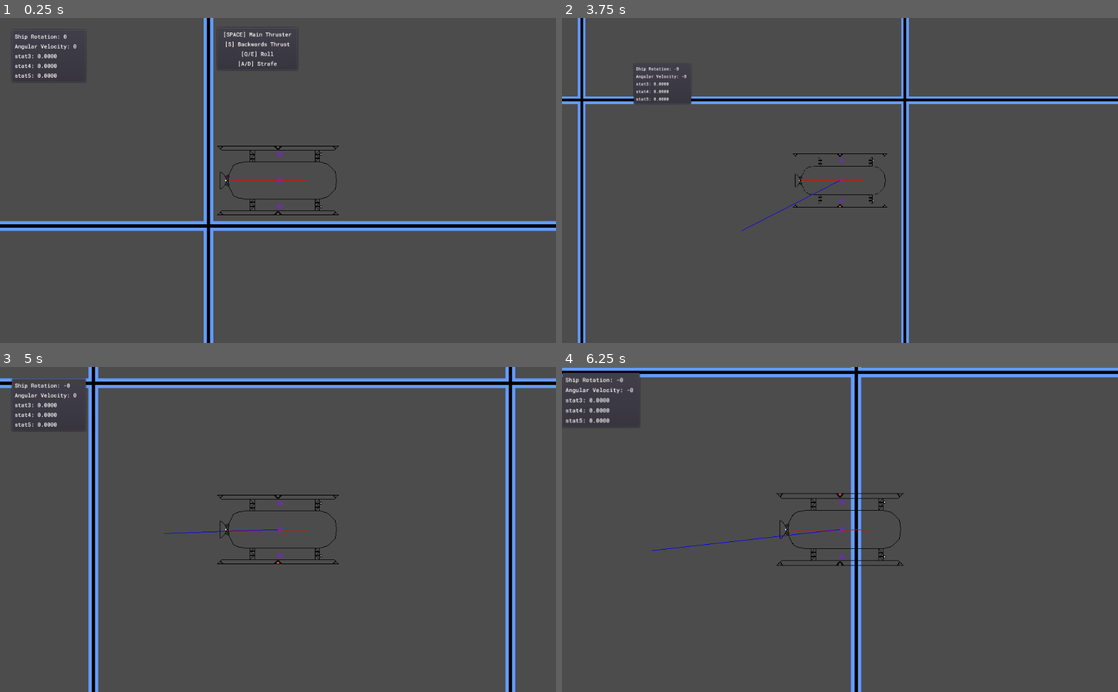
Above: before the commit, frames 1-4 (two rows, left to right).
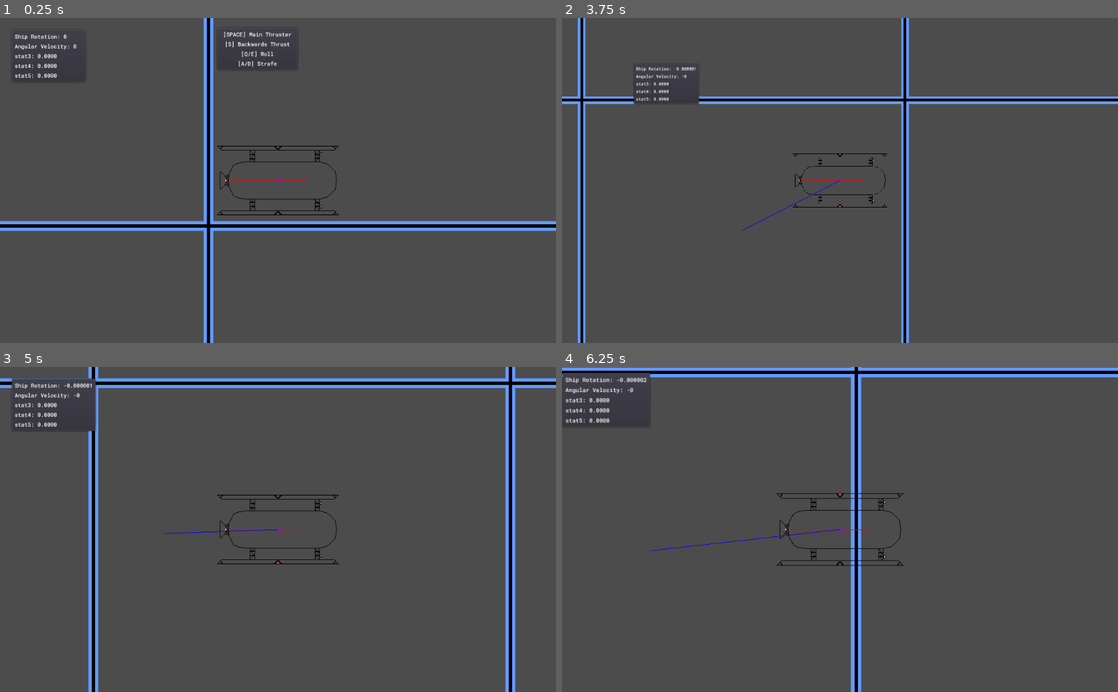
Above: after the commit, the same moments.

Repository: LottieVixen/space-game
Game: Godot game, scene res://levels/World.tscn
The game is run twice, just before and just after one commit, with the same random seed, the same clock (stepped at 60 frames per second) and the same inputs.
Inputs (mouse positions are in pixels of both pictures, inside the frame that each line leads up to):
- Up to frame 1 (0.25 s): no input
- Up to frame 2 (3.75 s): tap Enter at 0.5 s; move the mouse to (962, 164) at 0.52 s; hold Right (right) 0.53-1.28 s; hold Middle mouse button (breakpoint_trigger) 0.53-1.28 s; click (962, 164) at 0.67 s; tap Space (jump) at 0.77, 1.52, 3.02 s; move the mouse to (728, 196) at 1.27 s; hold S (reverse_thrust) 1.28-2.03 s; tap Mouse wheel up (zoom_in) at 1.35 s; move the mouse to (895, 109) at 2.02 s; hold Right (right) 2.03-2.78 s; hold Mouse wheel down (zoom_out) 2.03-2.78 s; move the mouse to (812, 245) at 2.77 s; hold S (reverse_thrust) 2.78-3.53 s; tap Middle mouse button (breakpoint_trigger) at 2.85 s; click (812, 245) at 2.92 s; move the mouse to (1006, 229) at 3.52 s; hold Left (left) from 3.53 s (still down); hold Mouse wheel up (zoom_in) from 3.53 s (still down)
- Up to frame 3 (5 s): keep holding Left (left); tap Space (jump) at 3.77, 4.52 s; move the mouse to (111, 480) at 4.27 s; release Mouse wheel up (zoom_in) at 4.28 s; tap Mouse wheel down (zoom_out) at 4.35 s
- Up to frame 4 (6.25 s): move the mouse to (867, 529) at 5.02 s; release Left (left) at 5.03 s; hold S (reverse_thrust) 5.03-5.78 s; hold Middle mouse button (breakpoint_trigger) 5.03-5.78 s; click (867, 529) at 5.17 s; move the mouse to (756, 448) at 5.77 s; hold Right (right) from 5.78 s (still down); tap Mouse wheel up (zoom_in) at 5.85 s; tap Space (jump) at 6.02 s

The runs differ from the first frame. In frame 1, less than 0.1% of the frame differs, in the area x 49-51%, y 41-59%; in frame 2, less than 0.1%; in frame 3, 0.3%, in the area x 12-51%, y 3-59%; in frame 4, 0.1%.

Commit message:
fixed thrusters! YAY

Diff:
--- a/levels/Ship_03.gd
+++ b/levels/Ship_03.gd
@@ -26,12 +26,12 @@
 func _draw():
 	#rear thruster
 	draw_circle((thrust_force.rotated(rotation)),5,Color.rebeccapurple)
-	draw_line($Thrusters/Rear.position,($Thrusters/Rear.position + thrust_force.rotated(rotation)*50),Color.red)
+	draw_line($Thrusters/Rear.position.rotated(rotation),($Thrusters/Rear.position.rotated(rotation) + thrust_force.rotated(rotation)*50),Color.red)
 	#draw_line($Thrusters/Rear.position,(thrust_force.rotated($Thrusters/Rear.position.angle_to(position))*50),Color.red)
 	#reverse thrusters
-	draw_circle(($Thrusters/Left/Forward.position + thrust_rev.rotated(rotation)*50),5,Color.rebeccapurple)
+	#draw_circle(($Thrusters/Left/Forward.position + thrust_rev.rotated(rotation)*50),5,Color.rebeccapurple)
 	#get_node("../").add_point( to_global($Thrusters/Left/Forward.global_position + thrust_rev.rotated(rotation)))
-	draw_circle(($Thrusters/Right/Forward.position + thrust_rev.rotated(rotation)*50),5,Color.rebeccapurple)
+	#draw_circle(($Thrusters/Right/Forward.position + thrust_rev.rotated(rotation)*50),5,Color.rebeccapurple)
 	#angular velocity arc
 	draw_arc(Vector2.ZERO, 10, 0, angular_velocity, 32, Color.red, 10, false)
 
@@ -89,7 +89,8 @@
 
 func _integrate_forces(_state):
 	#apply_impulse($Thrusters/Rear.position, thrust_force.rotated($Thrusters/Rear.position.angle_to(position)) * forward)
-	apply_impulse($Thrusters/Rear.position, thrust_force.rotated(rotation) * forward) #has a slight clockwise spin
+	apply_impulse($Thrusters/Rear.position.rotated(rotation), thrust_force.rotated(rotation) * forward) #has a slight clockwise spin
+	#exert_force($Thrusters/Rear.position, thrust_force * forward)
 	#apply_central_impulse(thrust_force.rotated(rotation) * forward) #works as expected, flies straight at the ship's heading
 	if break_this_time:
 		break_this_time = false
@@ -98,18 +99,21 @@
 		print("loc: "+ String(self.to_local($Thrusters/Left/Front.global_position)))
 		pass
 	#Reverse
-	apply_impulse($Thrusters/Left/Forward.position.normalized(), thrust_rev.rotated(global_rotation) * reverse)
-	apply_impulse($Thrusters/Right/Forward.position.normalized(), thrust_rev.rotated(global_rotation)  * reverse)
+	apply_impulse($Thrusters/Left/Forward.position.rotated(rotation), thrust_rev.rotated(rotation) * reverse)
+	apply_impulse($Thrusters/Right/Forward.position.rotated(rotation), thrust_rev.rotated(rotation)  * reverse)
 	#Roll Left
-	apply_impulse($Thrusters/Left/Rear.position, thrust_up * roll_left)
-	apply_impulse($Thrusters/Right/Front.position, thrust_down * roll_left)
+	apply_impulse($Thrusters/Left/Rear.position.rotated(rotation), thrust_up.rotated(rotation) * roll_left)
+	apply_impulse($Thrusters/Right/Front.position.rotated(rotation), thrust_down.rotated(rotation) * roll_left)
 	#Roll Right
-	apply_impulse($Thrusters/Left/Front.position, thrust_up * roll_right)
-	apply_impulse($Thrusters/Right/Rear.position, thrust_down * roll_right)
+	apply_impulse($Thrusters/Left/Front.position.rotated(rotation), thrust_up.rotated(rotation) * roll_right)
+	apply_impulse($Thrusters/Right/Rear.position.rotated(rotation), thrust_down.rotated(rotation) * roll_right)
 	#Strafe left
-	apply_impulse($Thrusters/Right/Mid.position.normalized(), thrust_down.rotated(global_rotation) * strafe_left)
+	apply_impulse($Thrusters/Right/Mid.position.rotated(rotation), thrust_down.rotated(rotation) * strafe_left)
 	#Strafe right
-	apply_impulse($Thrusters/Left/Mid.position.normalized(), thrust_up.rotated(global_rotation) * strafe_right)
+	apply_impulse($Thrusters/Left/Mid.position.rotated(rotation), thrust_up.rotated(rotation) * strafe_right)
+
+func exert_force(pos:Vector2,dir:Vector2):
+	apply_impulse(pos.rotated(rotation), dir.rotated(rotation))
 
 func debug():
 	print("local:" + String(to_local($Thrusters/Rear.global_position)))
